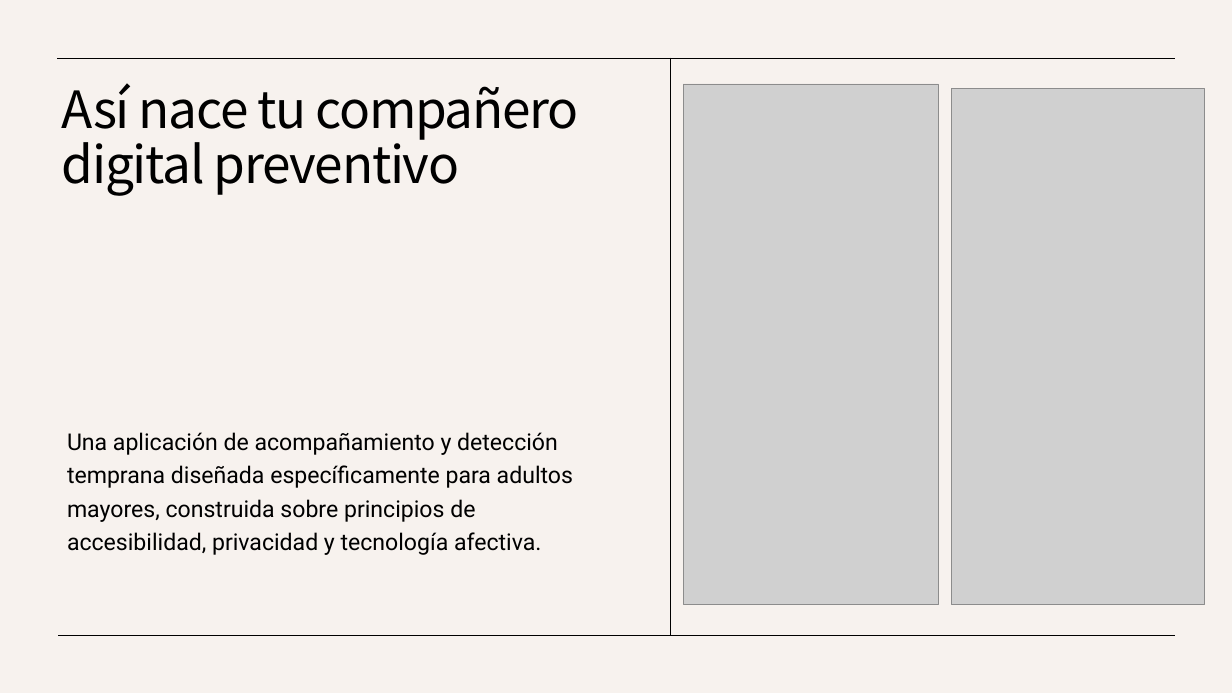
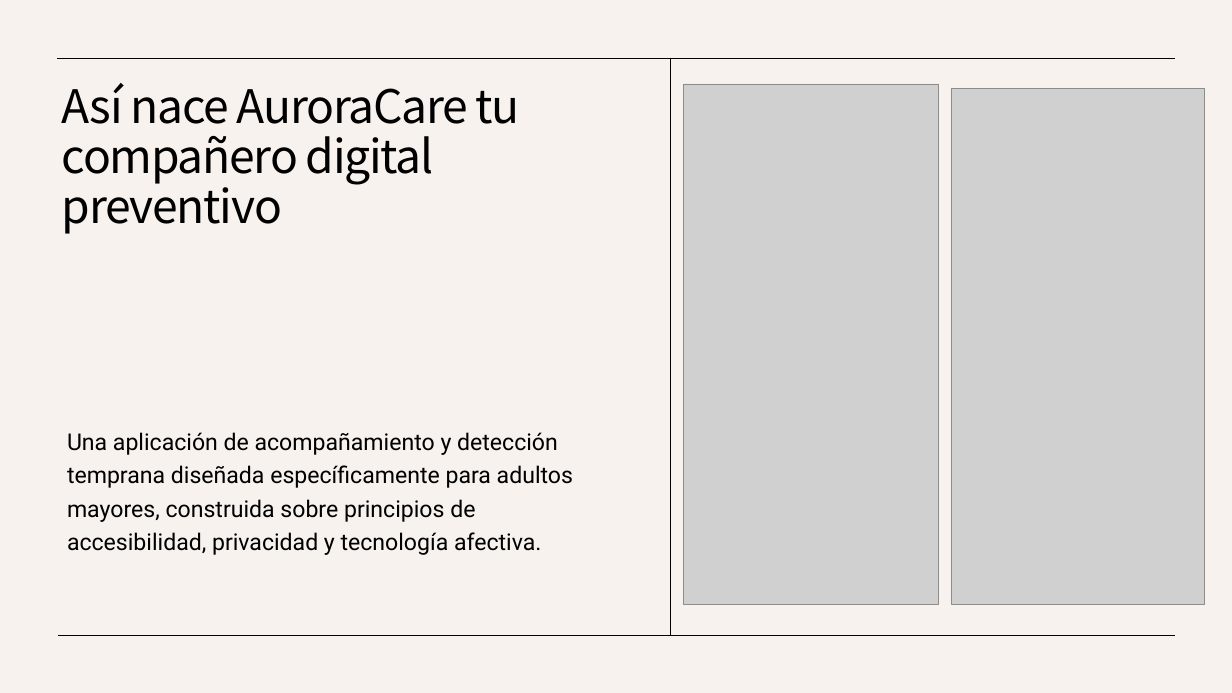
Before and after one commit to Franky1764/APT-AuroraCare, a slide deck: slide 7 of Fase 1/Evidencias Grupales/Presentación AuroraCare.pptx. Drawn at 1232x693 pixels with LibreOffice and Linux fonts; fonts in the diff are those of the drawing; grey boxes stand for pictures. Boxes give left, top, right and bottom in pixels: in the first picture for what was removed or moved away, otherwise in the second. Text is boxed around its words. In the diff, an @@ line names an element or a change of style, - is before the commit and + after.

```diff
--- a/Fase 1/Evidencias Grupales/Presentación AuroraCare.pptx
+++ b/Fase 1/Evidencias Grupales/Presentación AuroraCare.pptx
@@ title at [62, 83, 520, 234]: text changed; size 40 to 36 pt @@
-Así nace tu compañero digital preventivo
+Así nace AuroraCare tu compañero digital preventivo
```
Also in this commit, not shown: 4 other files.
